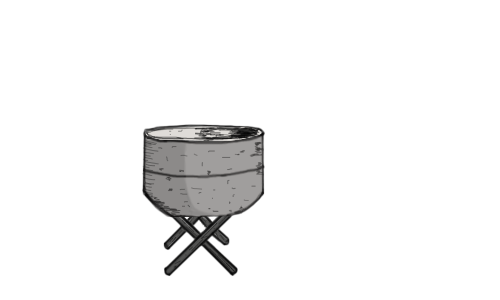
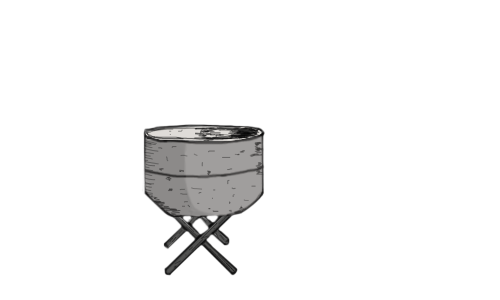
Revision of a layered 500px x 300px image; what changed, layer by layer:
painted on "Katman 8" over (142, 129, 265, 277)
